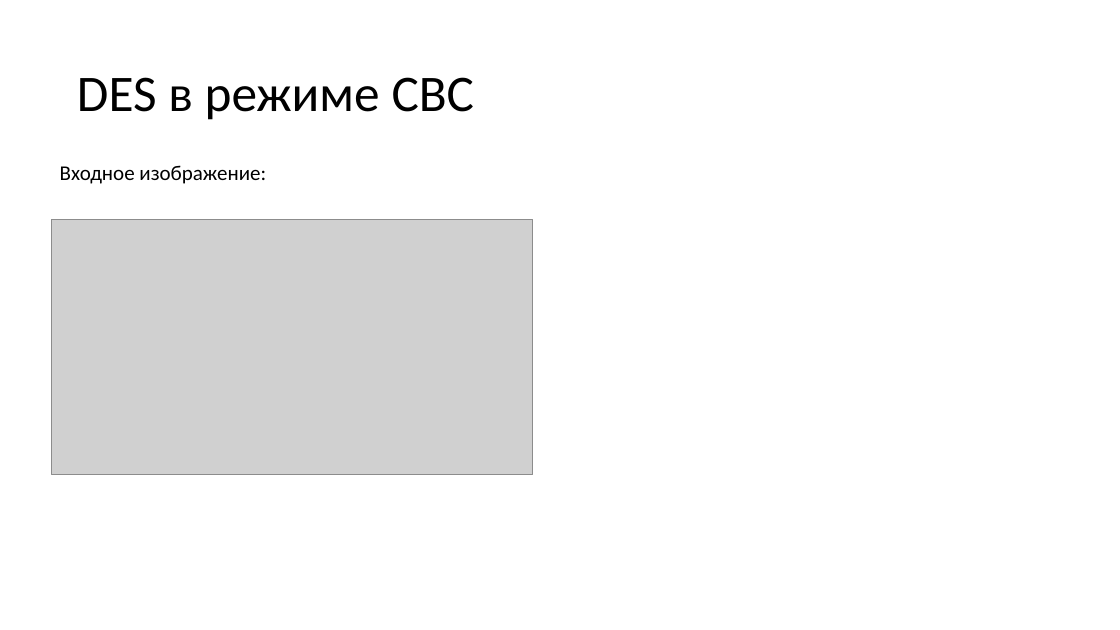
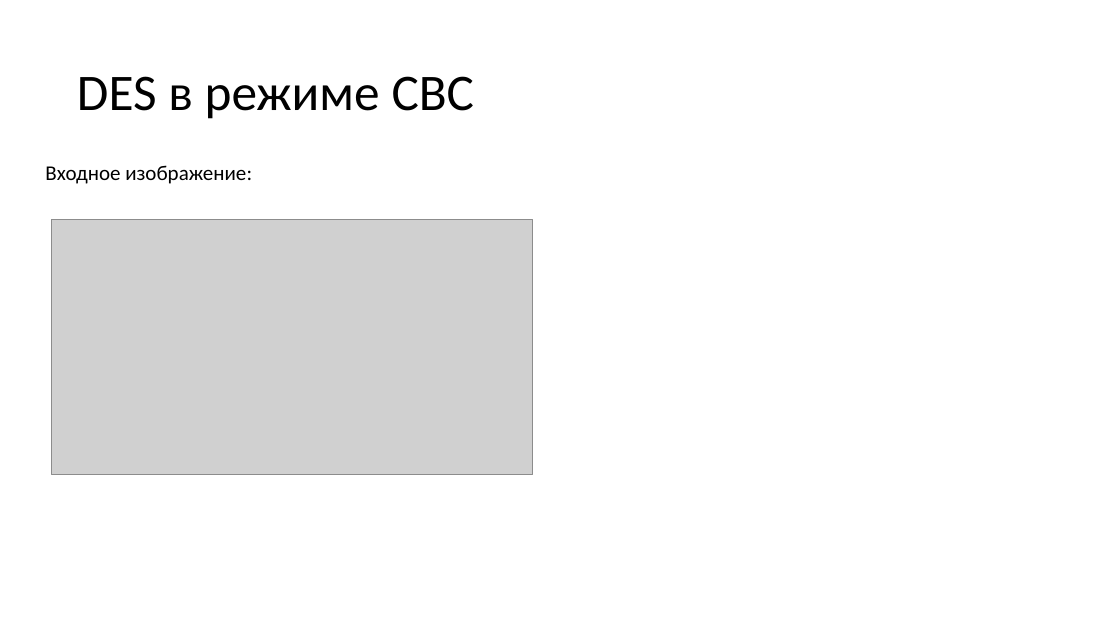
Before and after one commit to Danila-gi/Criptography, a slide deck: slide 23 of lab2/3342ИвановДМЛАБ2.pptx (slide 20 before the commit). Drawn at 1120x630 pixels with LibreOffice and Linux fonts; fonts in the diff are those of the drawing; grey boxes stand for pictures. Boxes give left, top, right and bottom in pixels: in the first picture for what was removed or moved away, otherwise in the second. Text is boxed around its words. In the diff, an @@ line names an element or a change of style, - is before the commit and + after.

```diff
--- a/lab2/3342ИвановДМЛАБ2.pptx
+++ b/lab2/3342ИвановДМЛАБ2.pptx
@@ text "Входное изображение:": place and size @@
-text "Входное изображение:" at box(60, 165, 266, 184)
+text "Входное изображение:" at box(45, 165, 252, 184)
```
Also in this commit, not shown: 26 other slides changed, 4 slides added, 4 other files.
